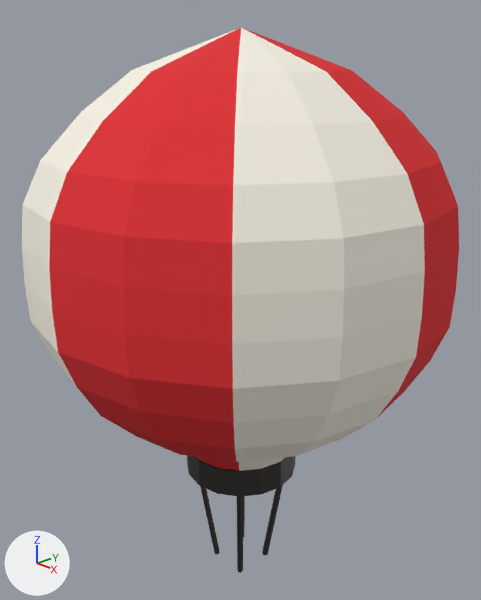
Two versions of the Blender file unfiled/Blender_custom_assets/hot_air_balloon.blend, one commit apart.
One viewpoint serves both versions: a 50 mm lens placed at (2.16, -2.03, 2.53), pointed at (-0.03, 0.03, 1.45). The axes (+X, +Y, +Z) are drawn at lower left. The lights are the same throughout. The older version comes first.

Objects in the first picture: 'HotAirBalloon_Envelope', 'HotAirBalloon_Holder'.
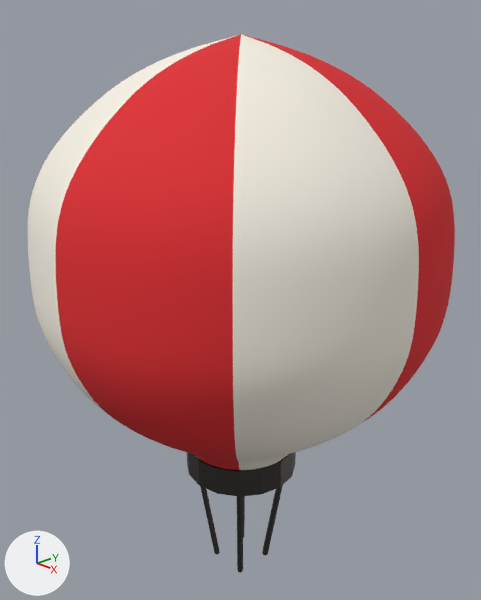
Pixel boxes [x1, y1, x2, y2] of what changed, in the pictures (481 x 600 px):
'HotAirBalloon_Envelope', modifiers changed: before [22, 27, 459, 471]; after [28, 34, 455, 470]

Diff of the bpy script that builds the scene:
```diff
--- a/unfiled/Blender_custom_assets/hot_air_balloon.blend.py
+++ b/unfiled/Blender_custom_assets/hot_air_balloon.blend.py
@@ ob_hotairballoon_envelope @@
 ob_hotairballoon_envelope.location = (0.0, 0.0, 0.0)
+_m = ob_hotairballoon_envelope.modifiers.new('Subdivision', 'SUBSURF')
+_m.levels = 2
+_m.use_limit_surface = False
```
